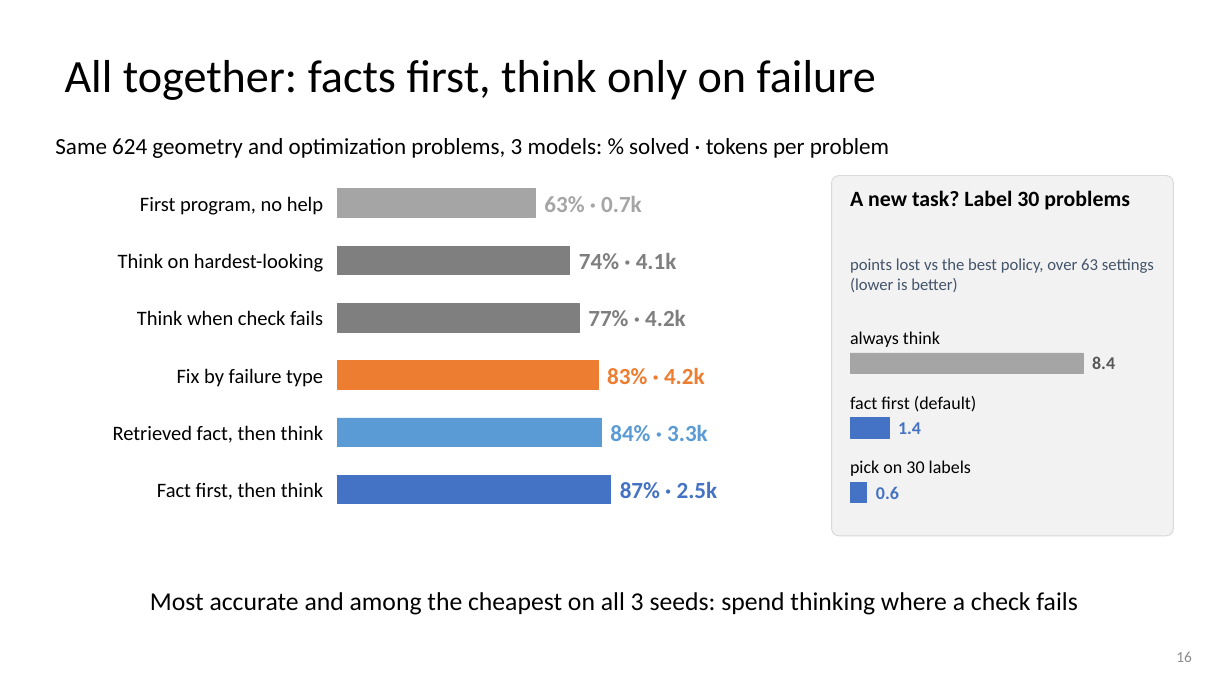
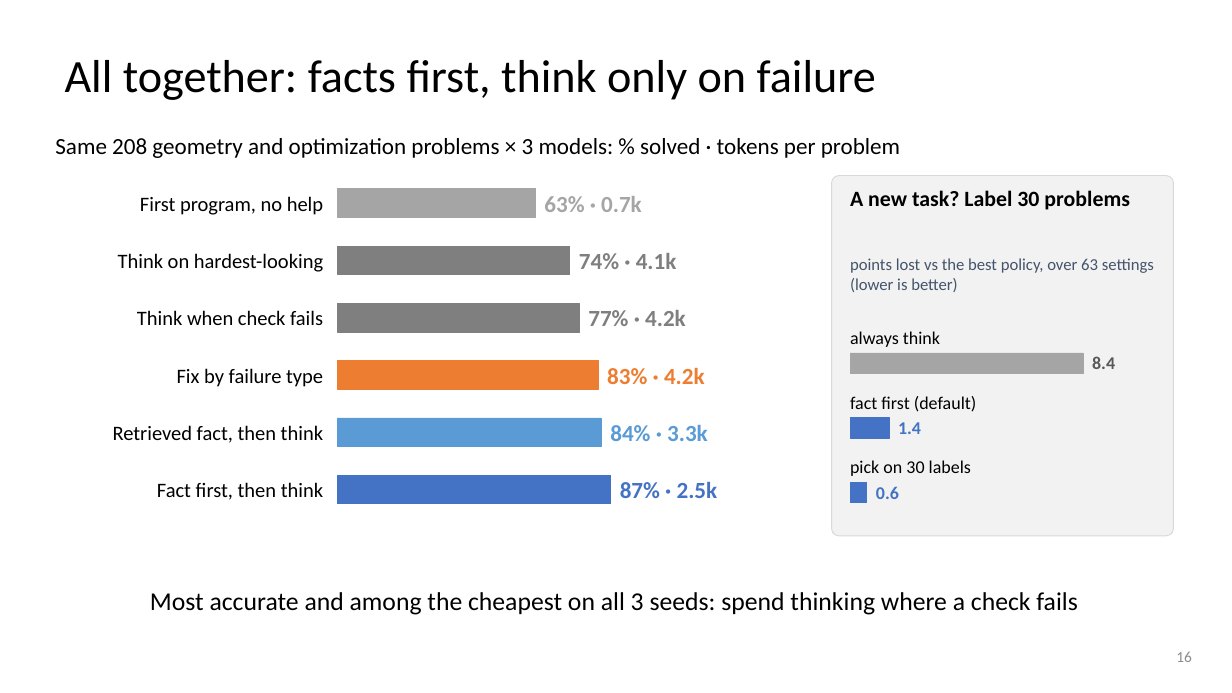
Before and after one commit to dlwns147/CSED490E_Project_Team5, a slide deck: slide 16 of PROPOSAL_slides_full.pptx. Drawn at 1232x693 pixels with LibreOffice and Linux fonts; fonts in the diff are those of the drawing. Boxes give left, top, right and bottom in pixels: in the first picture for what was removed or moved away, otherwise in the second. Text is boxed around its words. In the diff, an @@ line names an element or a change of style, - is before the commit and + after.

```diff
--- a/PROPOSAL_slides_full.pptx
+++ b/PROPOSAL_slides_full.pptx
@@ text at [55, 138, 900, 158]: text changed @@
-Same 624 geometry and optimization problems, 3 models: % solved · tokens per problem
+Same 208 geometry and optimization problems × 3 models: % solved · tokens per problem
```
Also in this commit, not shown: 2 other slides changed, 10 other files.
